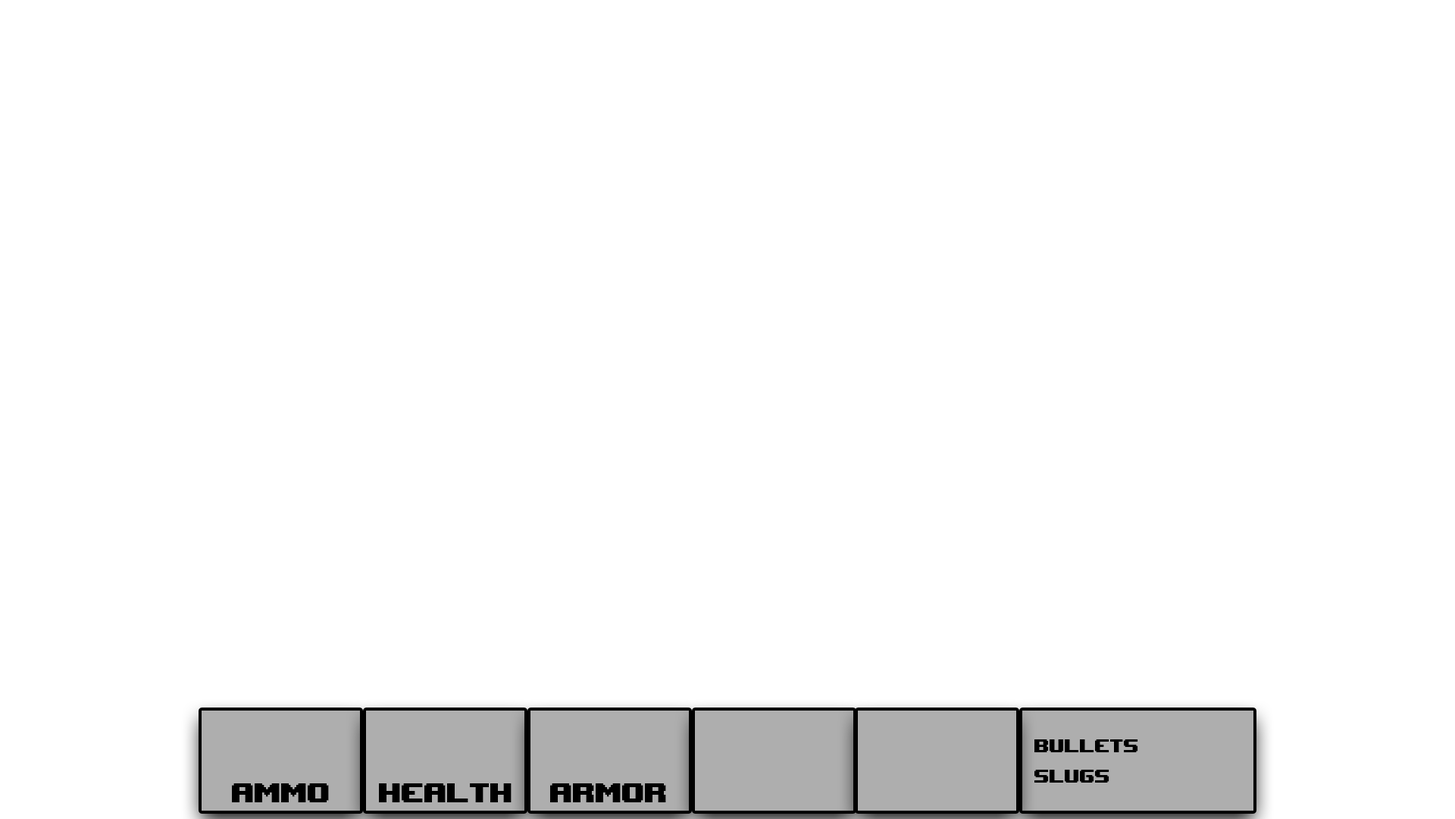
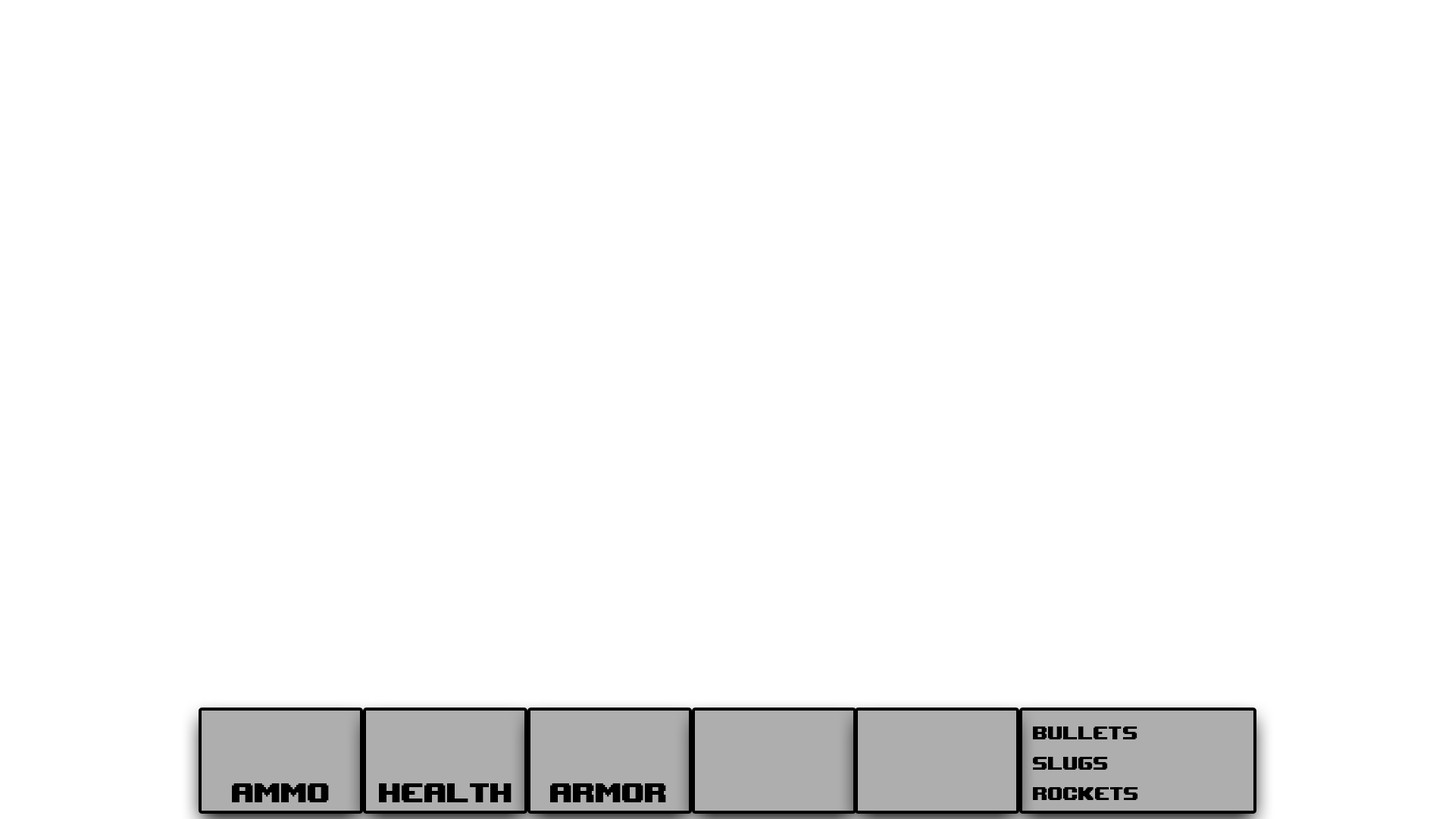
Before/after of a 1455 x 819 layered artwork. What changed in the layer stack:
renamed "BULLETS SLUGS" to "BULLETS SLUGS Rockets", painted on it over [1033, 726, 1139, 800]
